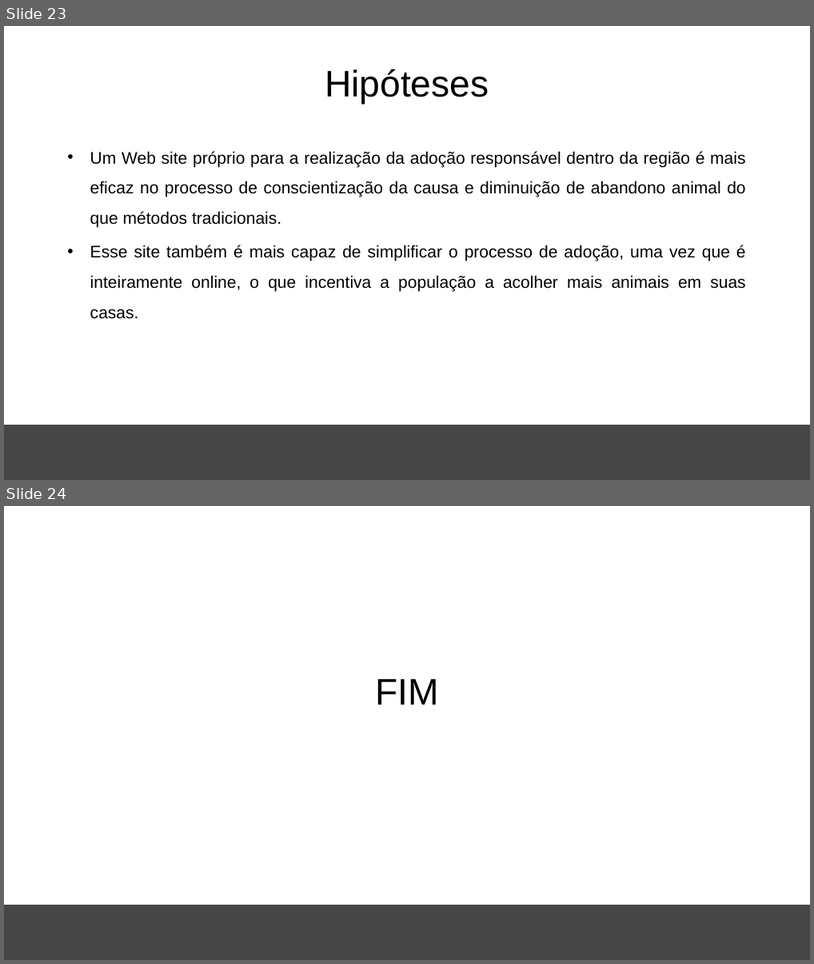
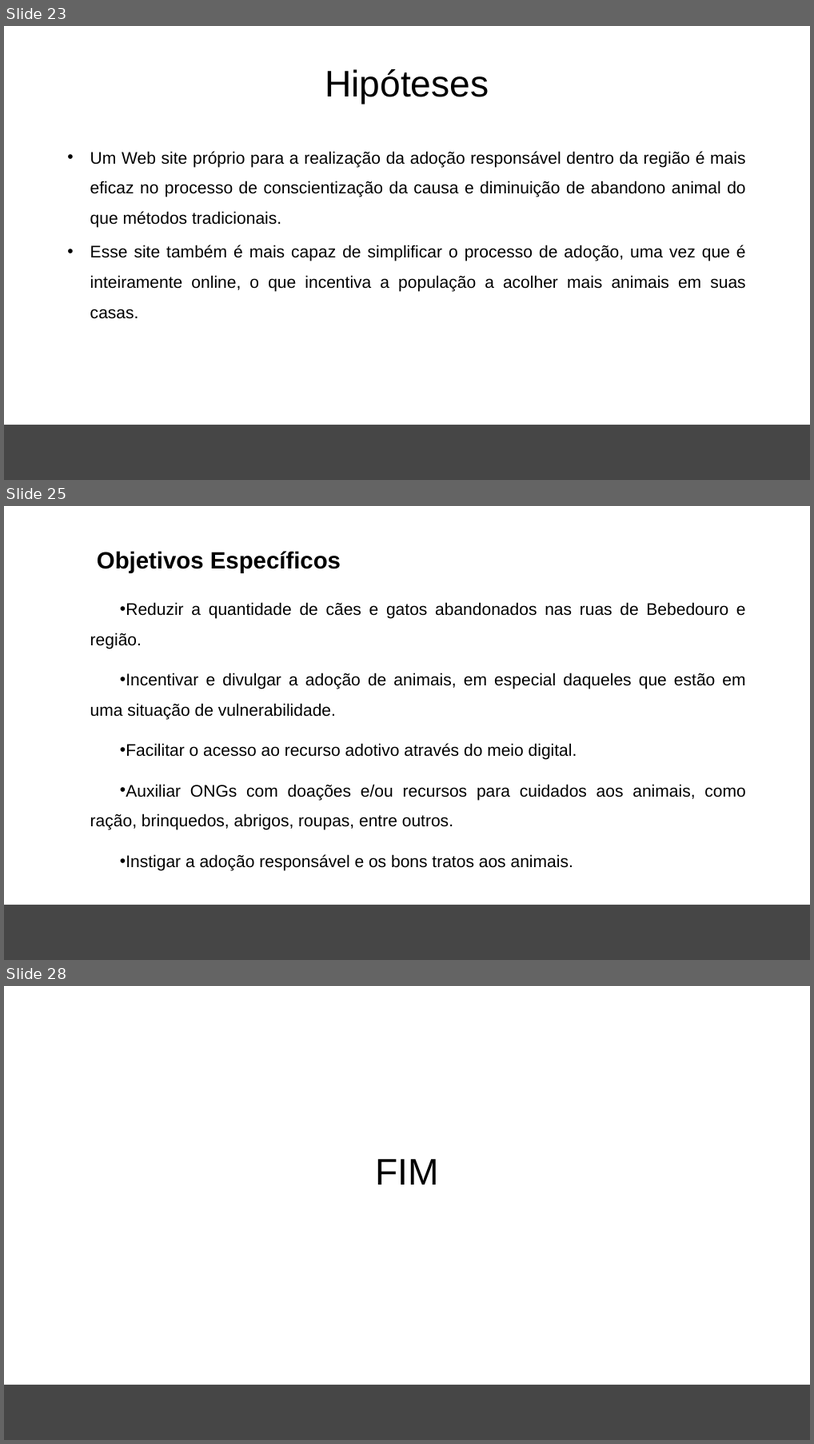
Before and after one commit to Bewwwy/TCC, a slide deck: Arquivos/TCC.pptx. Shown one above the other, each under a label of ours: slides 23 and 24 before the commit, slides 23, 25 and 28 after it; the slides between them are not shown. The pictures are 814x964 and 814x1444 pixels, drawn with LibreOffice and Linux fonts; fonts in the diff are those of the drawing; background and template pictures are left out. Boxes give left, top, right and bottom in pixels: in the first picture for what was removed or moved away, otherwise in the second. Text is boxed around its words. In the diff, an @@ line names an element or a change of style, - is before the commit and + after.

```diff
--- a/Arquivos/TCC.pptx
+++ b/Arquivos/TCC.pptx
@@ slide 25 added at [4,506,810,960], background #FFFFFF; not listed: 1 template element that a slide beside it also shows @@
@@ text added at [97,551,341,573], 28 pt, text #000000, bold @@
+Objetivos Específicos
@@ text added at [90,602,746,871], 20 pt, text #000000 @@
+• Reduzir a quantidade de cães e gatos abandonados nas ruas de Bebedouro e região.
+• Incentivar e divulgar a adoção de animais, em especial daqueles que estão em uma situação de vulnerabilidade.
+• Facilitar o acesso ao recurso adotivo através do meio digital.
+• Auxiliar ONGs com doações e/ou recursos para cuidados aos animais, como ração, brinquedos, abrigos, roupas, entre outros.
+• Instigar a adoção responsável e os bons tratos aos animais.
@@ what was slide 24 is now slide 28 @@
```
Also in this commit, not shown: 8 slides changed, 3 other slides added, 25 other files.
